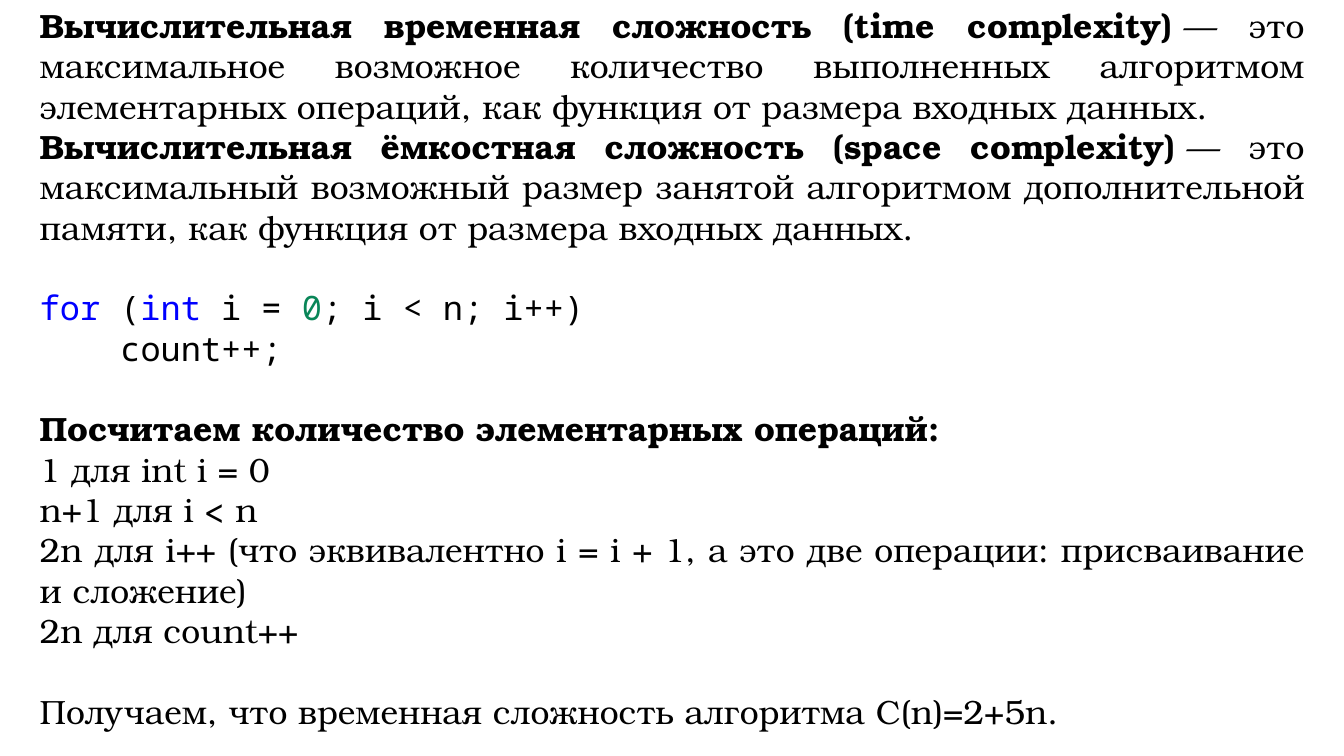
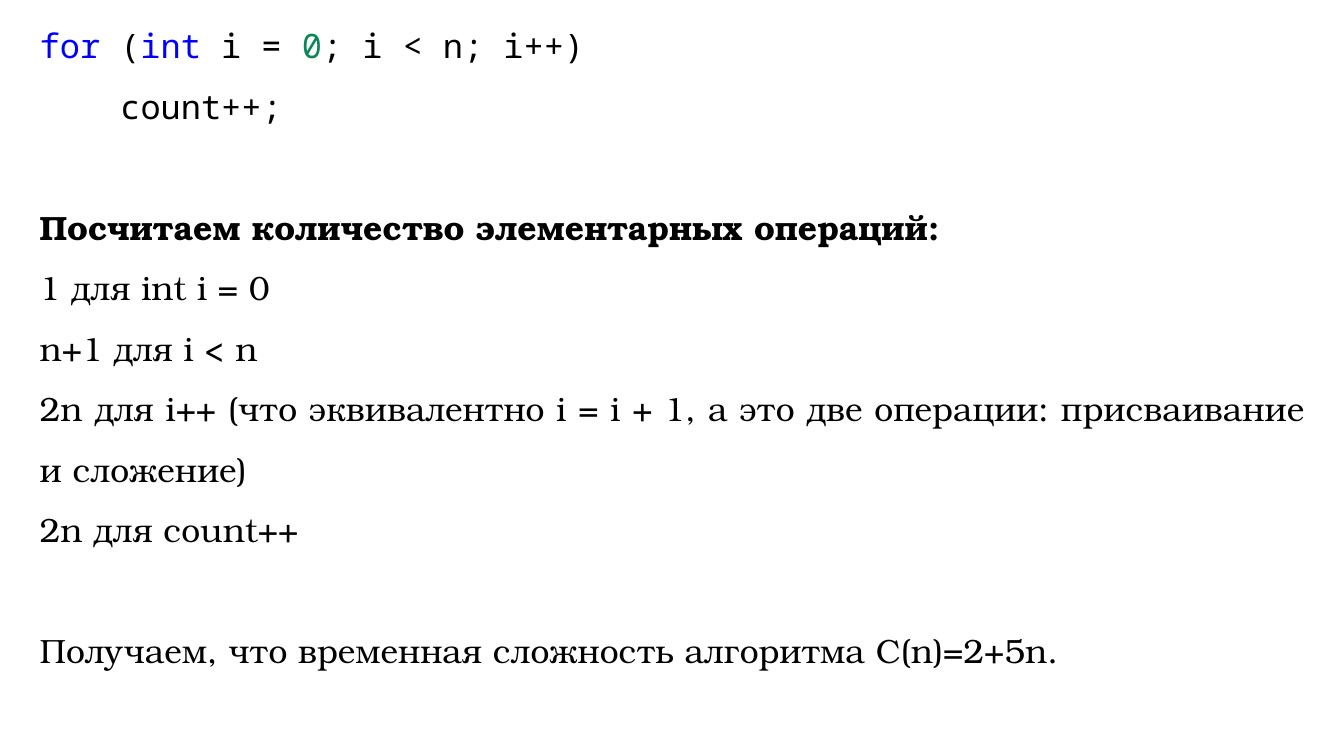
Before and after one commit to DaniilKlyukin/ITiP-1, a slide deck: slide 14 of Лекции/ИТиП 1 лек 6.pptx (slide 15 before the commit). Drawn at 1344x756 pixels with LibreOffice and Linux fonts; fonts in the diff are those of the drawing. Boxes give left, top, right and bottom in pixels: in the first picture for what was removed or moved away, otherwise in the second. Text is boxed around its words. In the diff, an @@ line names an element or a change of style, - is before the commit and + after.

```diff
--- a/Лекции/ИТиП 1 лек 6.pptx
+++ b/Лекции/ИТиП 1 лек 6.pptx
@@ text "for (int i = 0; ..." at bbox=[40, 32, 1304, 671]: line spacing 1 to 1.5 @@
@@ text at bbox=[40, 12, 1305, 248]: paragraphs removed @@
-Вычислительная временная сложность (time complexity) — это максимальное возможное количество выполненных алгоритмом элементарных операций, как функция от размера входных данных.
-Вычислительная ёмкостная сложность (space complexity) — это максимальный возможный размер занятой алгоритмом дополнительной памяти, как функция от размера входных данных.
```
Also in this commit, not shown: 4 other slides changed, 25 slides added, 22 slides removed, 5 other files.
